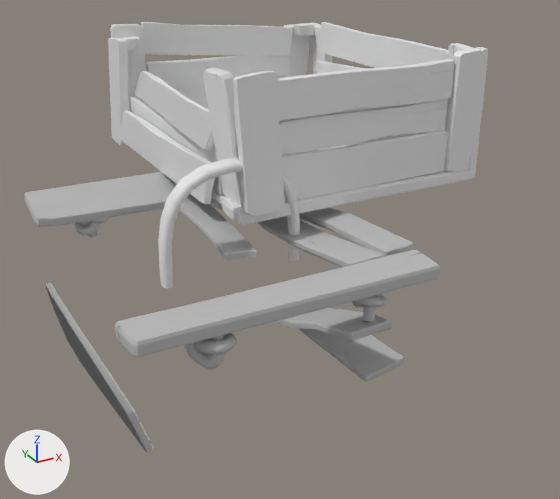
The FBX model Assets/Assets/Destructibles/Woodbox2/Damage/Woodbox2_Broken.fbx as it was, and as the next commit left it.
One viewpoint serves both versions: a camera (50 mm lens) standing at (-0.571, -0.978, 0.616) and looking at (0.024, 0.103, 0.076). The axes (+X, +Y, +Z) are drawn at lower left. The lights are the same throughout. Where no turn or scale is listed for an object, it has been applied to the vertices. Vertices at the same position are counted once.
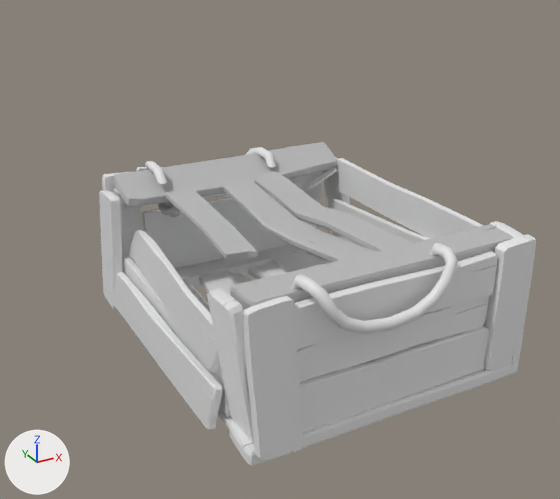
Where the newer file only moved an object's origin or applied its transform, the numbers keep the older frame.

What the commit changed:
me_mesh_044 has 312 vertices, 301 faces and spans x -0.212..0.214, y -0.265..0.202, z -0.202..-0.058.
me_mesh_044 is used by ob_object012; location (-0.146, 0.004, 0.176).
me_mesh_044 part 2: the whole mesh is moved by (0.156, 0.023, -0.001).
me_mesh_043 has 3463 vertices, 3437 faces and spans x 0.0..0.537, y -0.027..0.608, z -0.001..0.231.
me_mesh_043 is used by ob_object010; location (-0.146, 0.004, 0.176).
me_mesh_043 part 1: the whole mesh is moved by (-0.117, -0.259, -0.218).
me_mesh_050 has 2312 vertices, 2277 faces and spans x -0.215..0.215, y -0.27..0.268, z -0.066..0.02.
me_mesh_050 is used by ob_object012_001; location (-0.146, 0.004, 0.176).
me_mesh_050 part 3: the whole mesh is moved by (0.156, 0.023, -0.001).
Mesh me_mesh is new.
It has 180 vertices, 168 faces and spans x -0.083..0.149, y -0.055..0.01, z -0.073..0.011.
Mesh me_mesh_001 is new.
It has 180 vertices, 168 faces and spans x -0.083..0.149, y -0.011..0.098, z -0.126..-0.045.
Object 'rope_right003' (ob_rope_right003) is deleted.
Object 'rope_right004' (ob_rope_right004) is deleted.
Object 'rope_right003e' (ob_rope_right003e) is new; it shows me_mesh.
Its location is (-0.059, -0.232, 0.194).
Object 'rope_right004e' (ob_rope_right004e) is new; it shows me_mesh_001.
Its location is (-0.059, 0.242, 0.251).

Location of each change, (x1, y1, x2, y2) in pixels of the pictures (560 x 499 px):
'Object010', mesh moved: before (108, 22, 488, 225); after (99, 158, 536, 466)
'Object012.001', mesh moved: before (24, 172, 440, 370); after (113, 142, 514, 310)
'Object012', mesh moved (not visible afterwards): before (45, 282, 404, 453)
'rope_right003e', added: after (291, 243, 458, 334)
'rope_right004', deleted: before (161, 161, 300, 288)
'rope_right003', deleted: before (158, 158, 291, 286)
'rope_right004e', added: after (145, 147, 276, 184)
